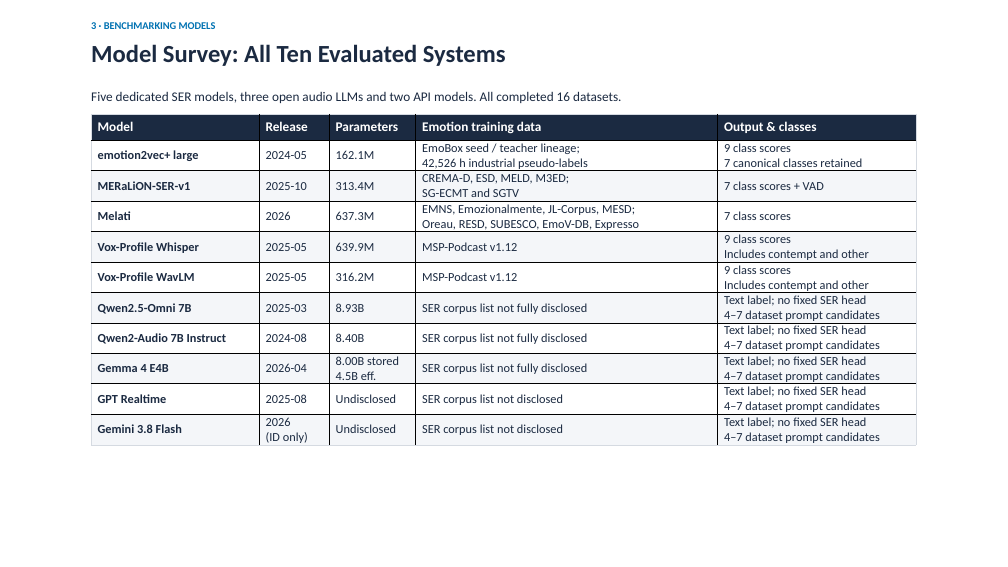
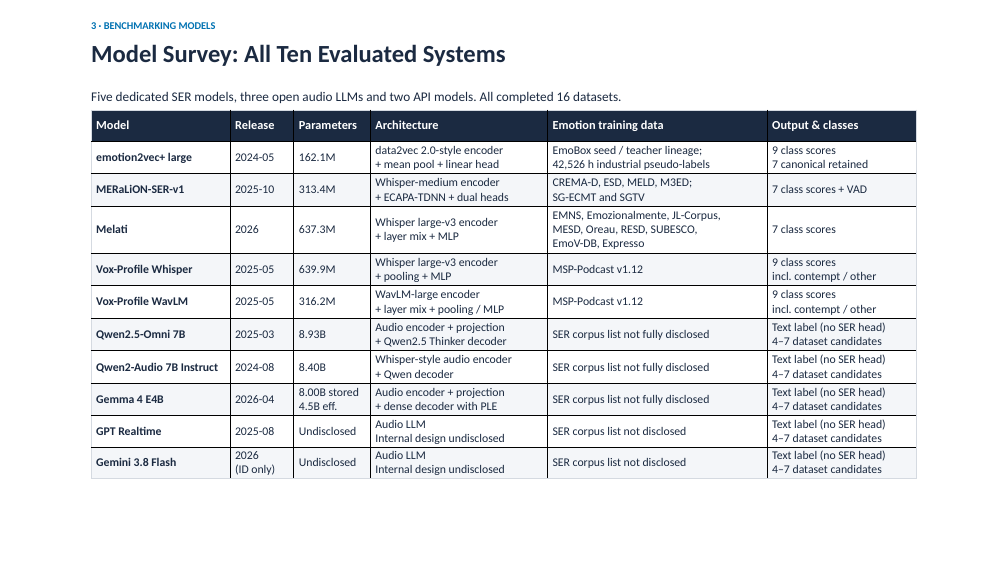
Before and after one commit to Davidlequnchen/emotion_recognition, a slide deck: slide 27 of emotion_recognition/presentation/SER_evaluation.pptx. Drawn at 1008x567 pixels with LibreOffice and Linux fonts; fonts in the diff are those of the drawing. Boxes give left, top, right and bottom in pixels: in the first picture for what was removed or moved away, otherwise in the second. Text is boxed around its words. In the diff, an @@ line names an element or a change of style, - is before the commit and + after.

Commit message:
docs: restore architecture column in model survey

```diff
--- a/emotion_recognition/presentation/SER_evaluation.pptx
+++ b/emotion_recognition/presentation/SER_evaluation.pptx
@@ table at [91, 110, 917, 479] @@
-column 4: Emotion training data | EmoBox seed / teacher lineage; / 42,526 h industrial pseudo-labels | CREMA-D, ESD, MELD, M3ED; / SG-ECMT and SGTV | EMNS, Emozionalmente, JL-Corpus, MESD; / Oreau, RESD, SUBESCO, EmoV-DB, Expresso | MSP-Podcast v1.12 | MSP-Podcast v1.12 | SER corpus list not fully disclosed | SER corpus list not fully disclosed | SER corpus list not fully disclosed | SER corpus list not disclosed | SER corpus list not disclosed
-column 5: Output & classes | 9 class scores / 7 canonical classes retained | 7 class scores + VAD | 7 class scores | 9 class scores / Includes contempt and other | 9 class scores / Includes contempt and other | Text label; no fixed SER head / 4–7 dataset prompt candidates | Text label; no fixed SER head / 4–7 dataset prompt candidates | Text label; no fixed SER head / 4–7 dataset prompt candidates | Text label; no fixed SER head / 4–7 dataset prompt candidates | Text label; no fixed SER head / 4–7 dataset prompt candidates
+column 4: Architecture | data2vec 2.0-style encoder / + mean pool + linear head | Whisper-medium encoder / + ECAPA-TDNN + dual heads | Whisper large-v3 encoder / + layer mix + MLP | Whisper large-v3 encoder / + pooling + MLP | WavLM-large encoder / + layer mix + pooling / MLP | Audio encoder + projection / + Qwen2.5 Thinker decoder | Whisper-style audio encoder / + Qwen decoder | Audio encoder + projection / + dense decoder with PLE | Audio LLM / Internal design undisclosed | Audio LLM / Internal design undisclosed
+column 5: Emotion training data | EmoBox seed / teacher lineage; / 42,526 h industrial pseudo-labels | CREMA-D, ESD, MELD, M3ED; / SG-ECMT and SGTV | EMNS, Emozionalmente, JL-Corpus, / MESD, Oreau, RESD, SUBESCO, / EmoV-DB, Expresso | MSP-Podcast v1.12 | MSP-Podcast v1.12 | SER corpus list not fully disclosed | SER corpus list not fully disclosed | SER corpus list not fully disclosed | SER corpus list not disclosed | SER corpus list not disclosed
+column 6: Output & classes | 9 class scores / 7 canonical retained | 7 class scores + VAD | 7 class scores | 9 class scores / incl. contempt / other | 9 class scores / incl. contempt / other | Text label (no SER head) / 4–7 dataset candidates | Text label (no SER head) / 4–7 dataset candidates | Text label (no SER head) / 4–7 dataset candidates | Text label (no SER head) / 4–7 dataset candidates | Text label (no SER head) / 4–7 dataset candidates
@@ table: place and size @@
-table at [91, 114, 916, 447]
+table at [91, 110, 917, 479]
```
Also in this commit, not shown: 5 other files.
